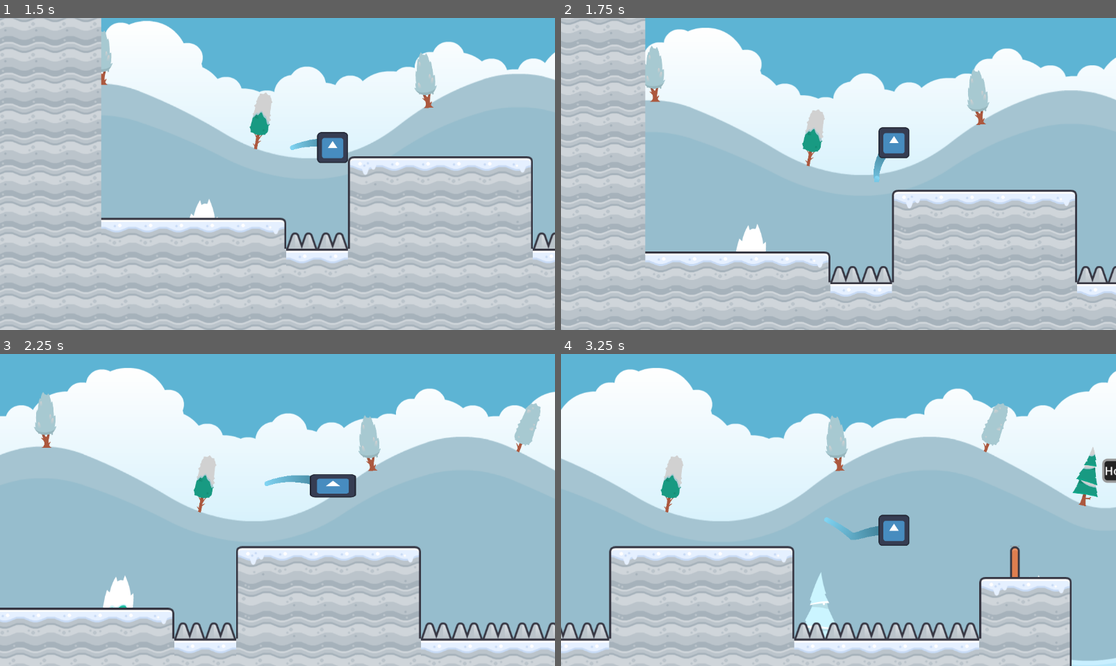
Above: before the commit, frames 1-4 (two rows, left to right).
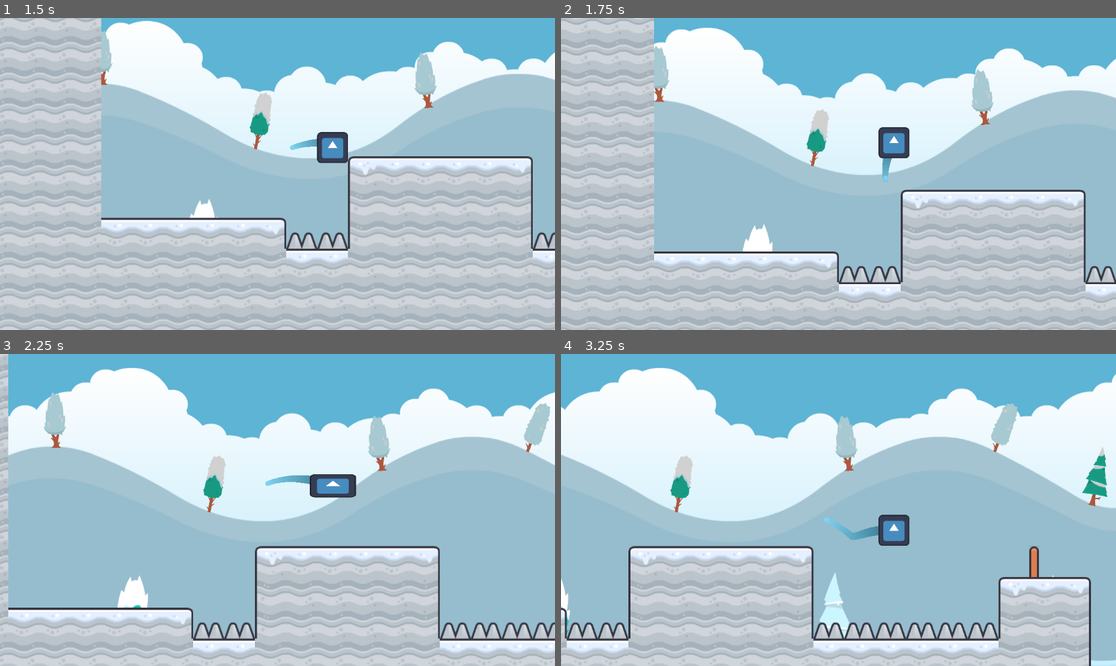
Above: after the commit, the same moments.

Repository: Emarald64/gliding-game
Game: Godot game, scene res://Scenes/main.tscn
The game is run twice, just before and just after one commit, with the same random seed, the same clock (stepped at 60 frames per second) and the same inputs. The engine's default icon, where the game draws it, is replaced by a stand-in: a white triangle on a blue panel in a dark square.
Inputs:
- Up to frame 1 (1.5 s): tap Enter at 0.5 s; hold Shift (glide) 0.53-1.28 s; hold Right (move_right) from 0.53 s (still down); tap Space (jump) at 0.77 s; tap Shift (glide) at 1.35 s
- Up to frame 2 (1.75 s): keep holding Right (move_right); tap Space (jump) at 1.52 s
- Up to frame 3 (2.25 s): release Right (move_right) at 2.03 s; hold Left (move_left) from 2.03 s (still down); hold Shift (glide) from 2.03 s (still down)
- Up to frame 4 (3.25 s): release Left (move_left) at 2.78 s; release Shift (glide) at 2.78 s; hold Right (move_right) from 2.78 s (still down); tap Shift (glide) at 2.85 s; tap Space (jump) at 3.02 s

Frame 1 is identical in both runs. In frame 2, 9.6% of the frame differs, in the area x 0-100%, y 0-100%; in frame 3, 12%; in frame 4, 13%, in the area x 0-100%, y 4-100%.

Commit message:
reduced acceleration in the air

Diff:
--- a/Scenes/player.gd
+++ b/Scenes/player.gd
@@ -32,6 +32,8 @@
 var gliding=false
 var canGlide=false
 var facingRight:=true
+
+var deathCount:=0
 
 @onready var checkpoint:Node2D=get_node('../StartPoint')
 
@@ -118,9 +120,9 @@
 		if direction:
 			$Sprite2D.scale.x=baseSpriteScale*signf(direction)
 			facingRight=direction>0
-			velocity.x = clampf(velocity.x+(direction*delta*WalkAccel*(0.1 if gliding else 1.0)*(2 if signf(velocity.x) != signf(direction) else 1)),-MaxWalkSpeed,MaxWalkSpeed)
+			velocity.x = clampf(velocity.x+(direction*delta*WalkAccel*(1.0 if is_on_floor() else 0.5)*(2 if signf(velocity.x) != signf(direction) else 1)),-MaxWalkSpeed,MaxWalkSpeed)
 		else:
-			velocity.x=move_toward(velocity.x,0,WalkAccel*delta*2)
+			velocity.x=move_toward(velocity.x,0,WalkAccel*delta*(2 if is_on_floor() else 1))
 	move_and_slide()
 
 func respawn()->void:
@@ -128,6 +130,7 @@
 	velocity=Vector2.ZERO
 	$Camera2D.add_trauma(0.3)
 	resetTrail()
+	deathCount+=1
 	if gliding:stopGlide()
 
 func stopGlide()->void:
